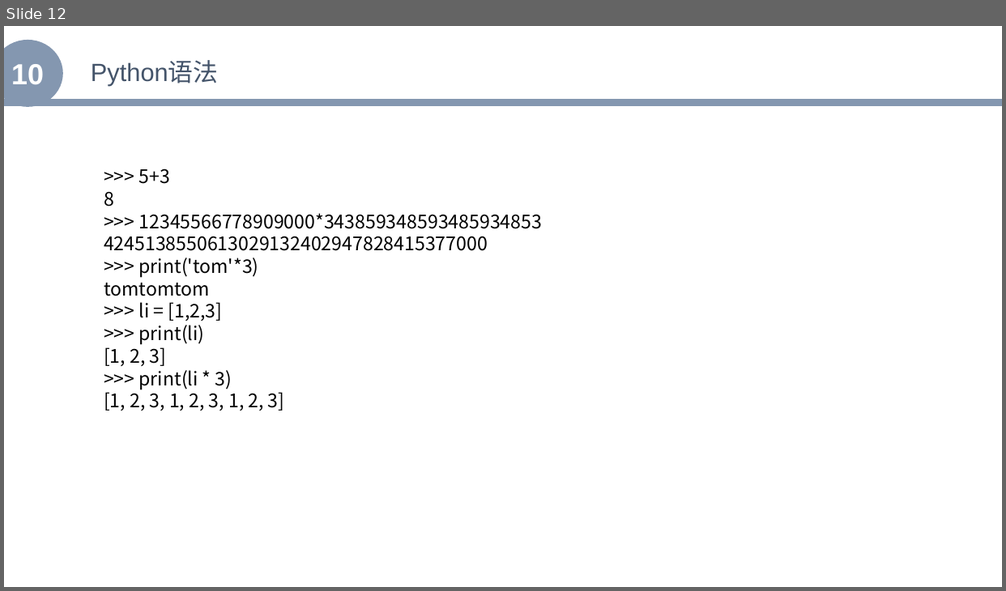
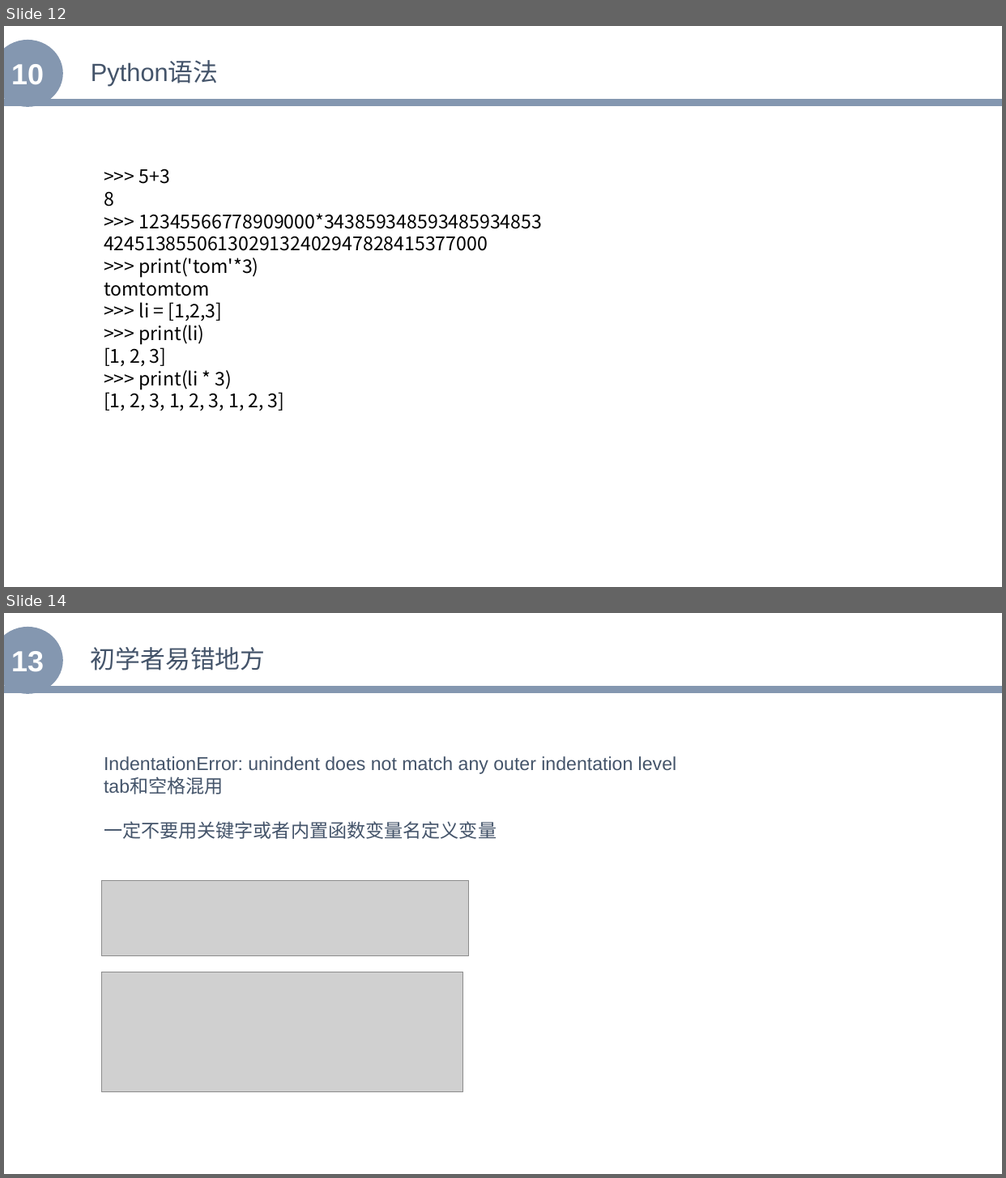
Before and after one commit to zhenglibins/python, a slide deck: python资料/Python与机器学习入门.pptx. Shown one above the other, each under a label of ours: slide 12 before the commit, slides 12 and 14 after it; the slides between them are not shown. The pictures are 1006x591 and 1006x1178 pixels, drawn with LibreOffice and Linux fonts; fonts in the diff are those of the drawing; grey boxes stand for pictures. Boxes give left, top, right and bottom in pixels: in the first picture for what was removed or moved away, otherwise in the second. Text is boxed around its words. In the diff, an @@ line names an element or a change of style, - is before the commit and + after.

```diff
--- a/python资料/Python与机器学习入门.pptx
+++ b/python资料/Python与机器学习入门.pptx
@@ slide 14 added at box(4, 613, 1002, 1174), background #FFFFFF @@
@@ ellipse added at box(4, 627, 62, 694), fill #8497B0, 28 pt, text #FFFFFF, bold @@
+13
@@ text added at box(91, 647, 266, 671), 24 pt, text #44546A @@
+初学者易错地方
@@ line added from (4, 689) to (1002, 689), #8497B0 7 pt @@
@@ text added at box(104, 756, 676, 839), 18 pt, text #44546A @@
+IndentationError: unindent does not match any outer indentation level
+tab和空格混用
+一定不要用关键字或者内置函数变量名定义变量
@@ picture added at box(102, 881, 470, 956) @@
@@ picture added at box(102, 973, 463, 1093) @@
```
Also in this commit, not shown: 1 slide changed, 4 other slides added, 1 slide removed.
